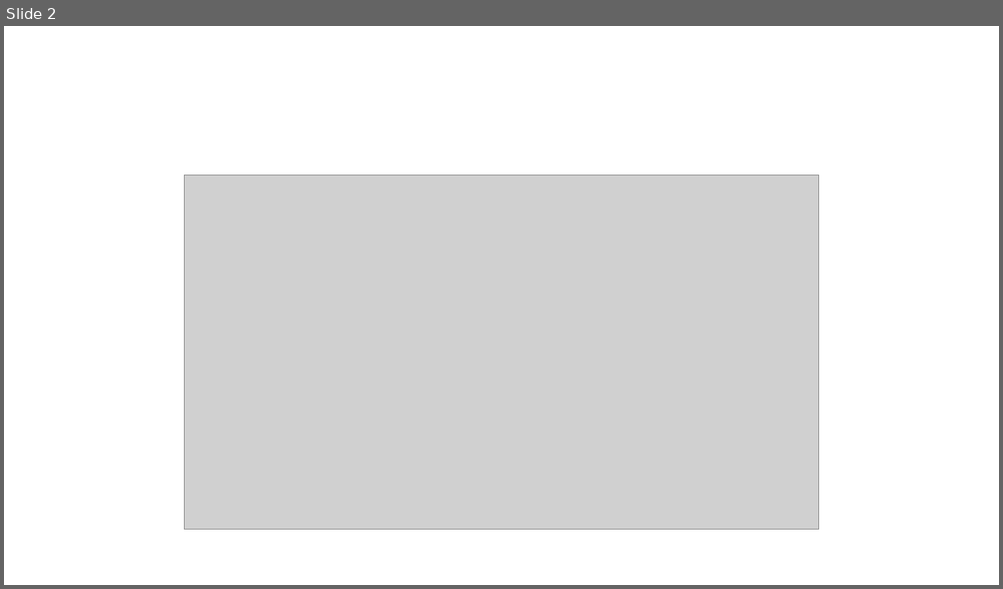
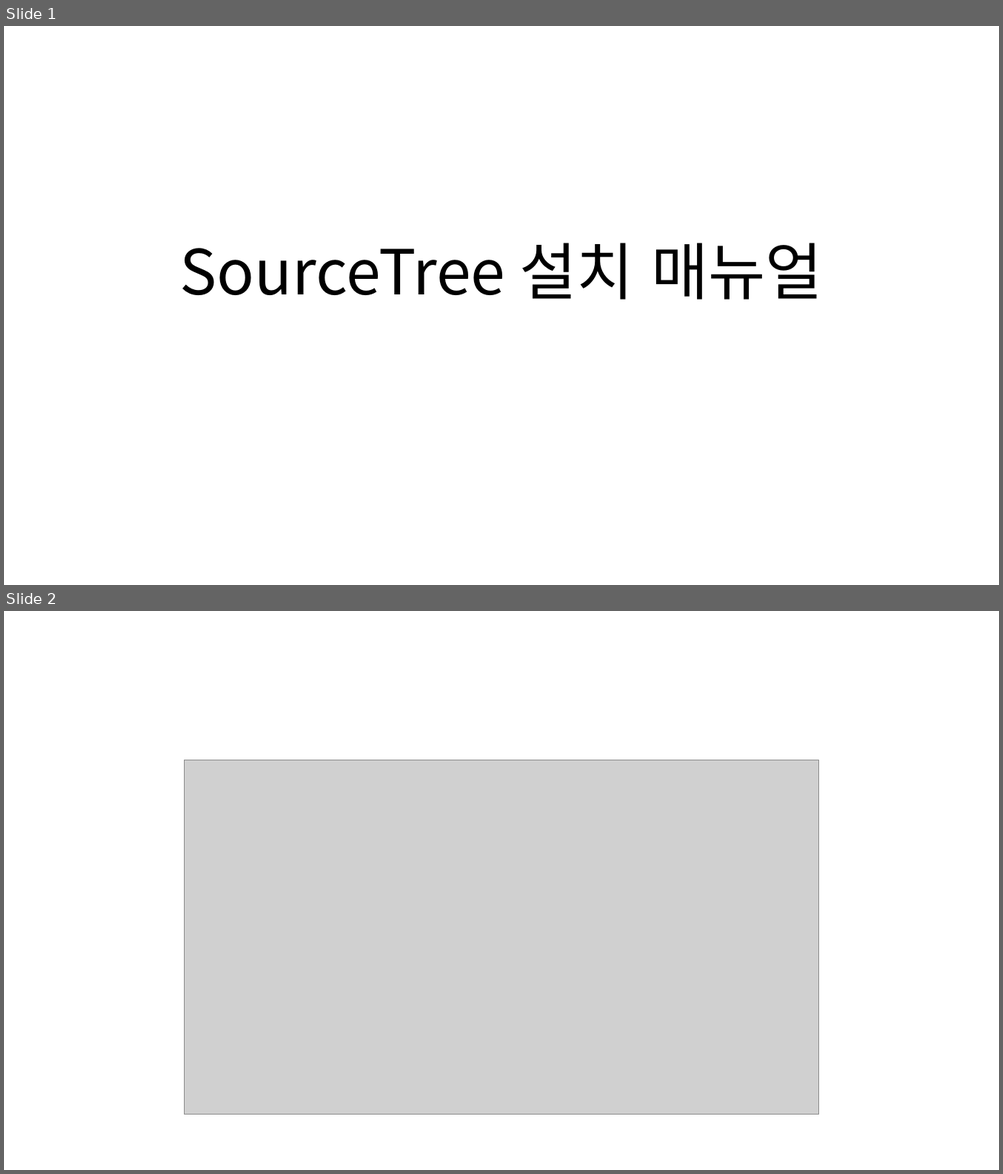
Before and after one commit to 92-seok/wooboWEB-NextJS-migration-, a slide deck: doc/개발환경_설치매뉴얼(SourceTree).pptx. Shown one above the other, each under a label of ours: slide 2 before the commit, slides 1 and 2 after it. The pictures are 1003x589 and 1003x1174 pixels, drawn with LibreOffice and Linux fonts; fonts in the diff are those of the drawing; grey boxes stand for pictures. Boxes give left, top, right and bottom in pixels: in the first picture for what was removed or moved away, otherwise in the second. Text is boxed around its words. In the diff, an @@ line names an element or a change of style, - is before the commit and + after.

```diff
--- a/doc/개발환경_설치매뉴얼(SourceTree).pptx
+++ b/doc/개발환경_설치매뉴얼(SourceTree).pptx
@@ slide 1 added at [4, 26, 999, 585], background #FFFFFF @@
@@ title added at [180, 243, 822, 300], 60 pt, text #000000 @@
+SourceTree 설치 매뉴얼
```
Also in this commit, not shown: 2 slides removed, 1 other file.
